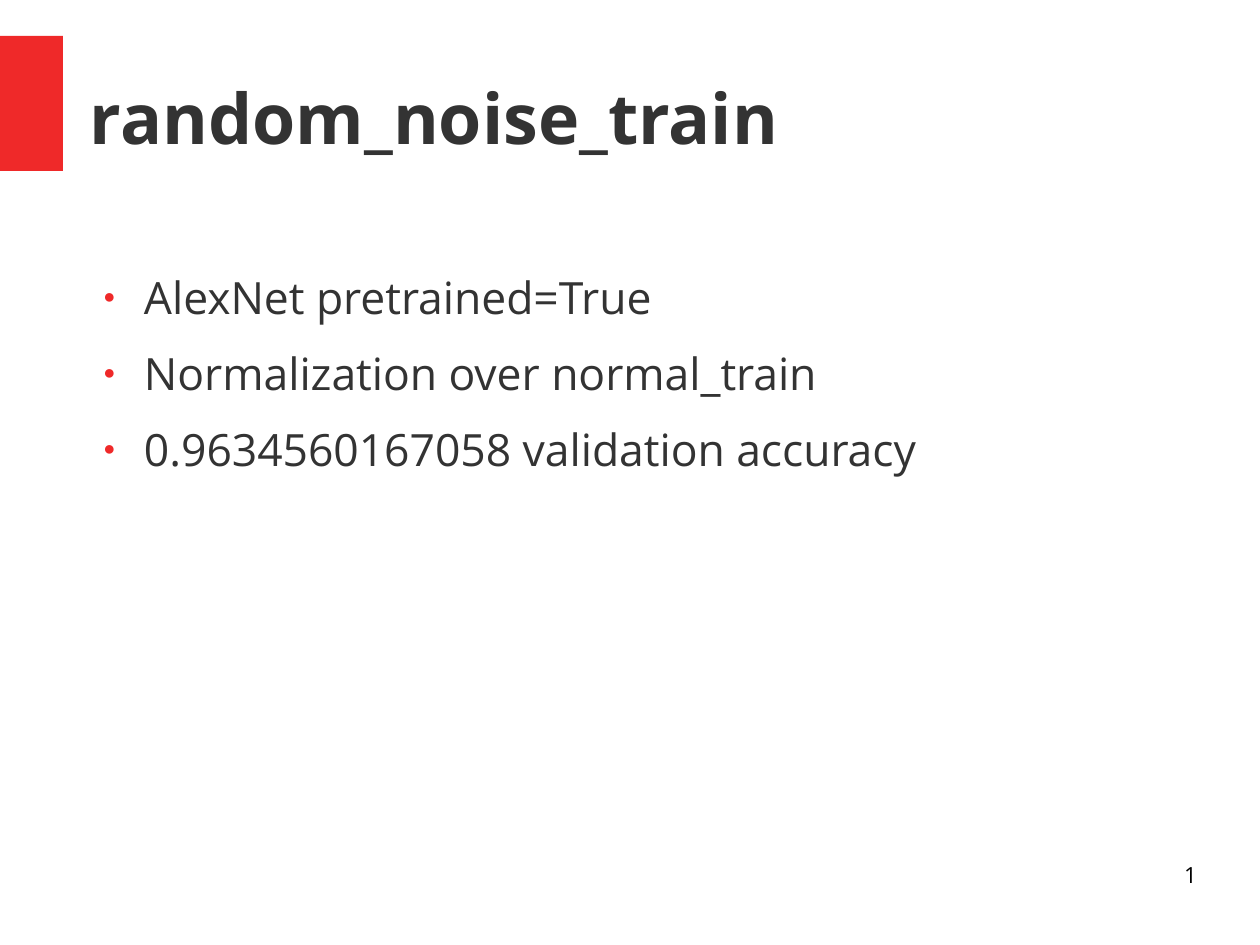
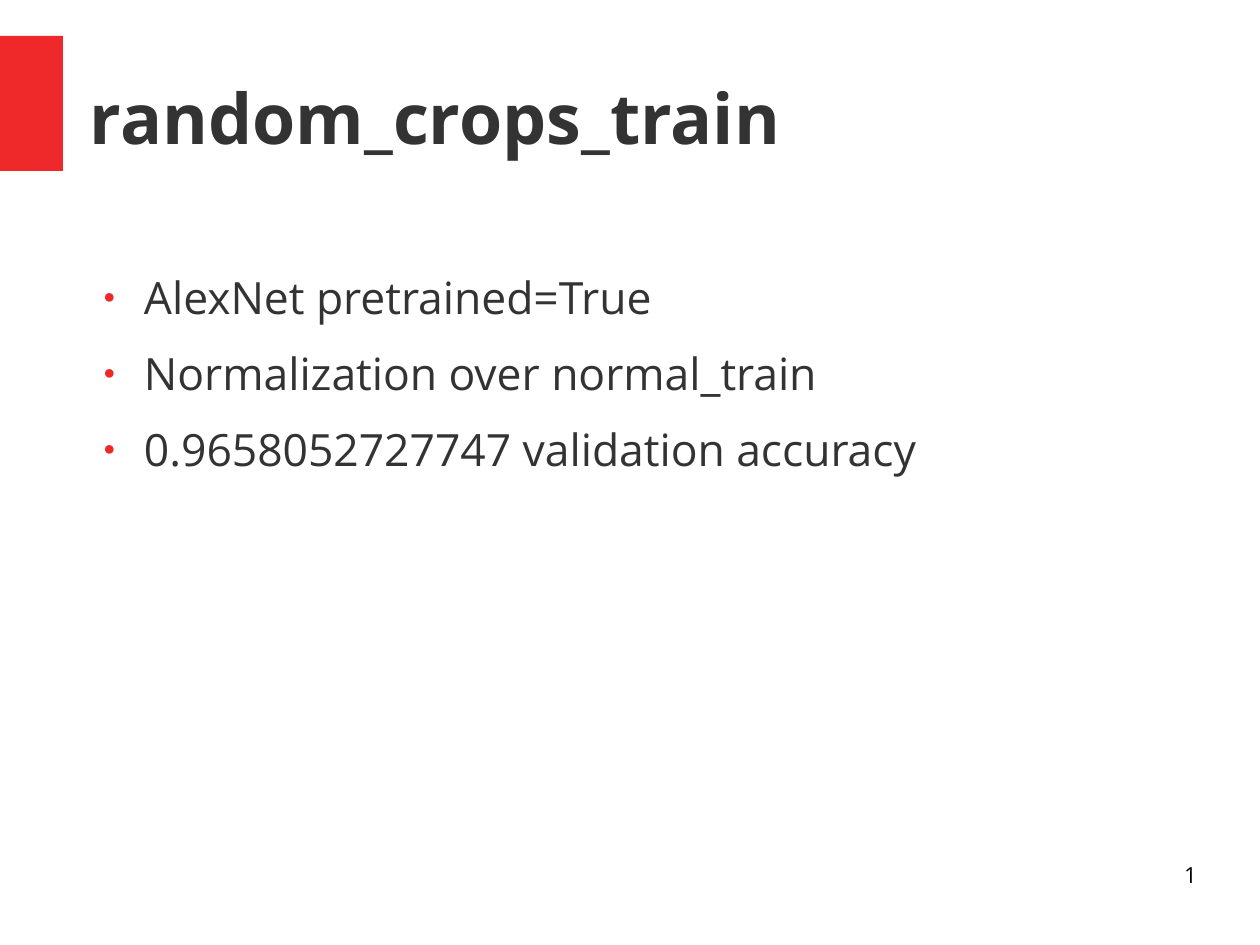
Before and after one commit to jarvis0/tomato-diseases, a slide deck: slide 1 of DL/model_evaluations/random_crops_train/random_crops_train.odp. Drawn at 1260x945 pixels with LibreOffice and Linux fonts; fonts in the diff are those of the drawing. Boxes give left, top, right and bottom in pixels: in the first picture for what was removed or moved away, otherwise in the second. Text is boxed around its words. In the diff, an @@ line names an element or a change of style, - is before the commit and + after.

```diff
--- a/DL/model_evaluations/random_crops_train/random_crops_train.odp
+++ b/DL/model_evaluations/random_crops_train/random_crops_train.odp
@@ title at box(90, 91, 780, 161): text changed @@
-random_noise_train
+random_crops_train
@@ text at box(144, 432, 916, 477): text changed @@
-● 0.9634560167058 validation accuracy
+● 0.9658052727747 validation accuracy
```
Also in this commit, not shown: 14 other slides changed, 34 other files.
